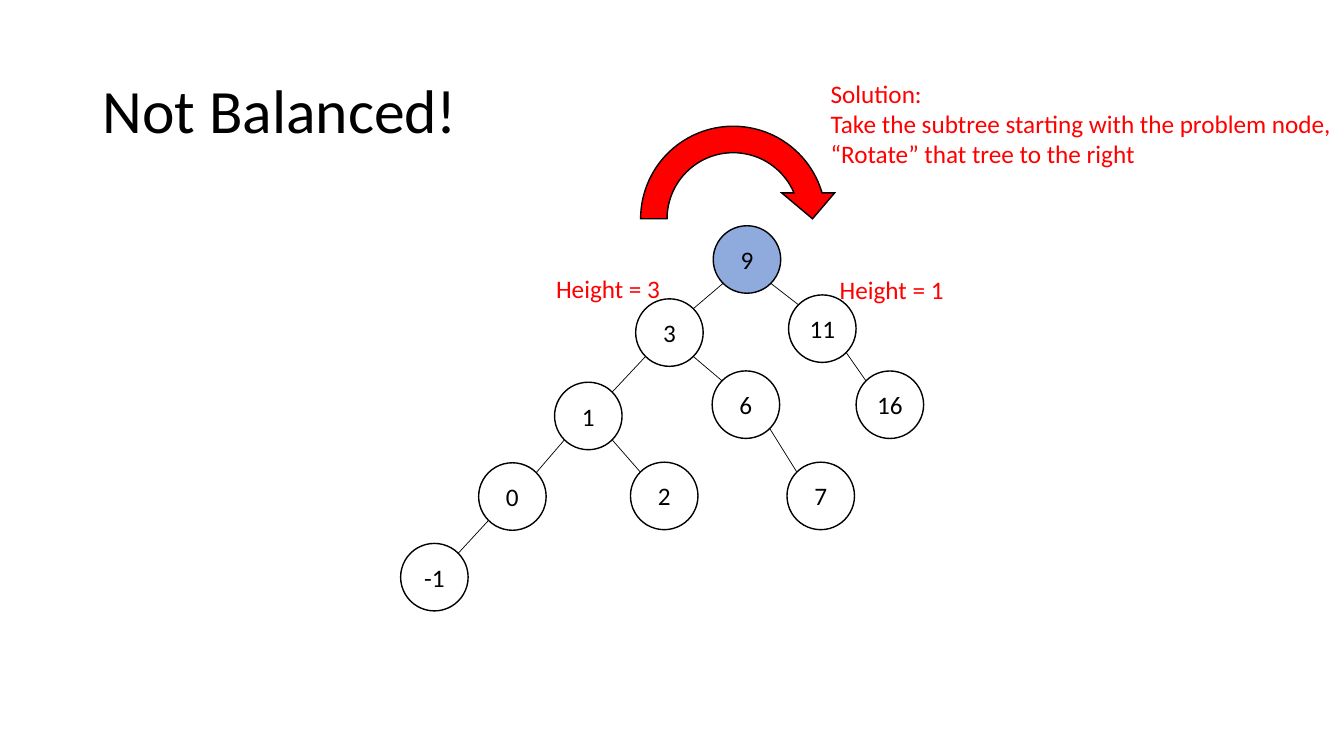
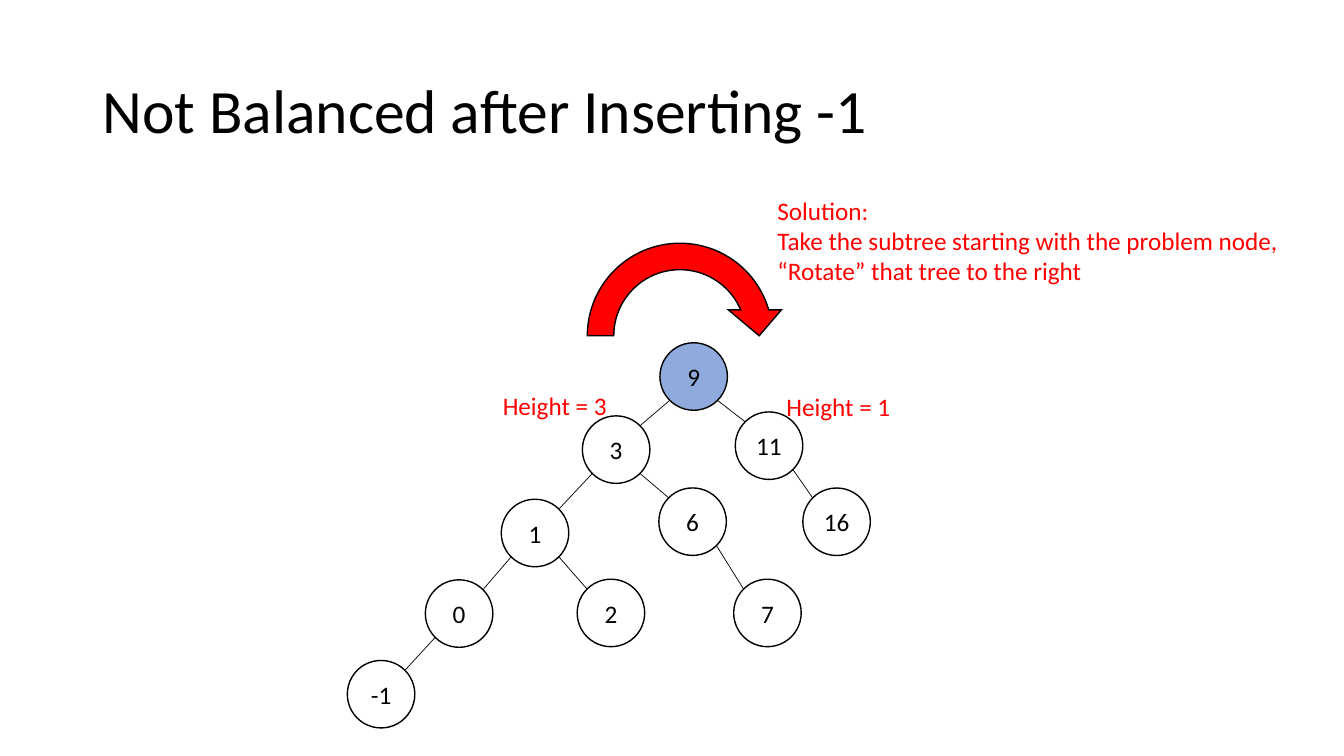
Before and after one commit to natebrunelle/cse332, a slide deck: slide 26 of markdown/files/slides/lecture8_avl.pptx (slide 30 before the commit). Drawn at 1344x756 pixels with LibreOffice and Linux fonts; fonts in the diff are those of the drawing. Boxes give left, top, right and bottom in pixels: in the first picture for what was removed or moved away, otherwise in the second. Text is boxed around its words. In the diff, an @@ line names an element or a change of style, - is before the commit and + after.

```diff
--- a/markdown/files/slides/lecture8_avl.pptx
+++ b/markdown/files/slides/lecture8_avl.pptx
@@ title at (102,90,867,144): text changed @@
-Not Balanced!
+Not Balanced after Inserting -1
@@ 2 ellipses, 1 circular arrow: place and size @@
-2 ellipses, 1 circular arrow at (400,113,839,611)
+2 ellipses, 1 circular arrow at (348,230,786,728)
@@ ellipse "3": place and size @@
-ellipse "3" at (636,298,704,366)
+ellipse "3" at (583,416,650,484)
@@ 9 lines, 7 ellipses, 3 texts: place and size @@
-9 lines, 7 ellipses, 3 texts at (459,85,1331,554)
+9 lines, 7 ellipses, 3 texts at (405,202,1278,670)
```
Also in this commit, not shown: 10 other slides changed, 5 slides added, 9 slides removed, 13 other files.
